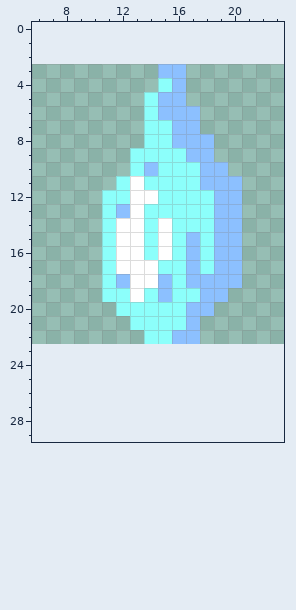
File history of a pixel-art sprite, resource/effect/ice.png. The picture above is the old version.
The file is 20x20 pixels. Colours within 5 levels of each other are drawn and written as one. Shown: x 6..23, y 0..29. The old version is drawn lined up with the new one, on the new canvas.
Now the later version:
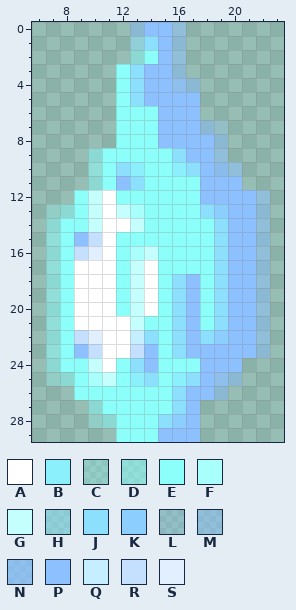
Palette (. is transparent): A #ffffff  B #8ceffc  C #8cfffb40  D #8cfffb80  E #8cfffb  F #a8fffc  G #c5fffd  H #8cdffd80  J #8cdffd  K #8ccffe  L #8cc0ff40  M #8cc0ff80  N #8cc0ffbf  P #8cc0ff  Q #c5effe  R #c5dfff  S #e2efff
The edit:
canvas 20x20 -> 30x30, the old top-left corner now at 6,3
y 0: x 13..16 .... -> MPPM
y 1: x 13..16 .... -> HJPM
y 2: x 13..16 .... -> DEPM
y 3: x 12..14 ... -> EJP; x 16 P -> M
y 4: x 12..17 ...EP. -> EJPPNM
y 5: x 12..14 ..E -> EJP; x 17 . -> P
y 6: x 12..13 .. -> EE
y 7: x 12..13 .. -> EE; x 15 E -> P; x 18..19 .. -> ML
y 8: x 12..13 .. -> EE; x 15 E -> P; x 19 . -> M
y 9: x 10..12 ... -> DEE; x 16 E -> J; x 19 . -> M
y 10: x 10..14 ...EP -> DEJBE; x 16..17 EE -> BJ; x 19..20 P. -> NM
y 11: x 10..13 ..EA -> DEPJ
y 12: x 9..11 ..E -> EGA; x 13..14 AA -> EE; x 18 E -> P; x 21..22 .. -> PM
y 13: x 7..13 ....EPA -> CDEGAGF; x 18..19 EP -> JK; x 21..22 .. -> PM
y 14: x 7..11 ....E -> DEEGA; x 13 A -> G; x 15 A -> E; x 19 P -> J; x 21..22 .. -> PM
y 15: x 7..13 ....EAA -> DEPRAEE; x 15 A -> E; x 17 P -> E; x 19 P -> J; x 21..22 .. -> PM
y 16: x 7..15 ....EAAEA -> DERSAEFGE; x 17 P -> E; x 19 P -> J; x 21..22 .. -> PM
y 17: x 7..13 ....EAA -> DEAAAEG; x 17 P -> E; x 19 P -> J; x 21..22 .. -> PM
y 18: x 7..13 ....EPA -> DEAAAEG; x 15..16 PE -> EJ; x 18..19 PP -> EJ; x 21..22 .. -> PM
y 19: x 7..11 ....E -> DEAAA; x 13..22 AEPEEPP... -> GAEJPEJPPM
y 20: x 7..11 ..... -> DEAAA; x 13..14 EE -> GA; x 16 E -> J; x 18..22 P.... -> EJPPM
y 21: x 7..13 ......E -> DEAAAAG; x 16 E -> J; x 18..22 ..... -> EJPPM
y 22: x 7..14 .......E -> DERSAAQJ; x 16 P -> J; x 18..22 ..... -> JKPPM
y 23: x 7..22 ................ -> DEPRAARPEJPPPPPM
y 24: x 7..20 .............. -> DEEGAEJPEEEPPP
y 25: x 7..20 .............. -> CDEFGEBJEBJPNM
y 26: x 9..19 ........... -> EEEEEEEJPPM
y 27: x 10..17 ........ -> DEEEEEJP
y 28: x 10..17 ........ -> CDEEEJKP
y 29: x 12..17 ...... -> EEEPPP
